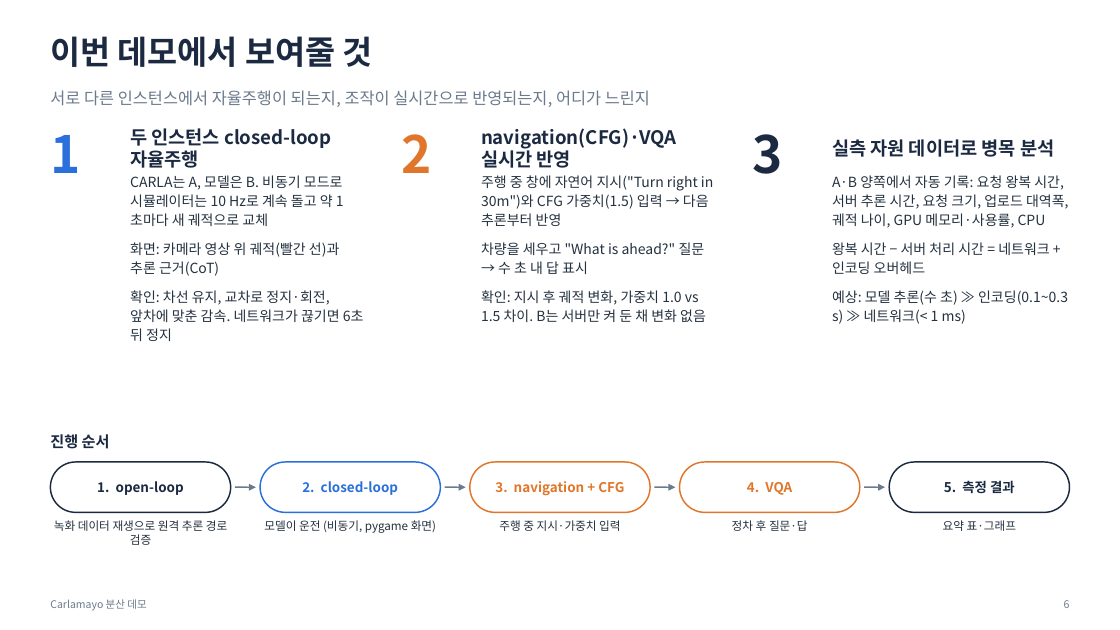
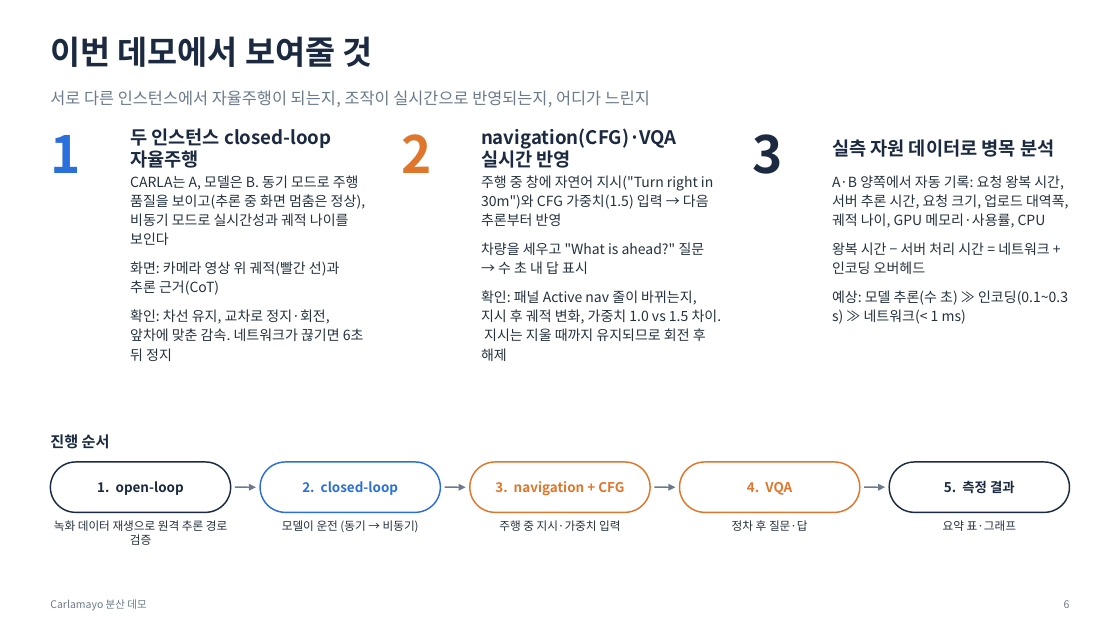
Before and after one commit to JwonMoon/carlamayo-my-distributed, a slide deck: slide 6 of docs/distributed/demo-overview-short.pptx. Drawn at 1120x630 pixels with LibreOffice and Linux fonts; fonts in the diff are those of the drawing. Boxes give left, top, right and bottom in pixels: in the first picture for what was removed or moved away, otherwise in the second. Text is boxed around its words. In the diff, an @@ line names an element or a change of style, - is before the commit and + after.

```diff
--- a/docs/distributed/demo-overview-short.pptx
+++ b/docs/distributed/demo-overview-short.pptx
@@ text at (x1=130, y1=175, x2=366, y2=245): text changed @@
-CARLA는 A, 모델은 B. 비동기 모드로 시뮬레이터는 10 Hz로 계속 돌고 약 1초마다 새 궤적으로 교체
+CARLA는 A, 모델은 B. 동기 모드로 주행 품질을 보이고(추론 중 화면 멈춤은 정상), 비동기 모드로 실시간성과 궤적 나이를 보인다
@@ text at (x1=481, y1=290, x2=722, y2=361): text changed @@
-확인: 지시 후 궤적 변화, 가중치 1.0 vs 1.5 차이. B는 서버만 켜 둔 채 변화 없음
+확인: 패널 Active nav 줄이 바뀌는지, 지시 후 궤적 변화, 가중치 1.0 vs 1.5 차이. 지시는 지울 때까지 유지되므로 회전 후 해제
@@ text at (x1=282, y1=520, x2=419, y2=532): text changed @@
-모델이 운전 (비동기, pygame 화면)
+모델이 운전 (동기 → 비동기)
```
Also in this commit, not shown: 2 other files.
